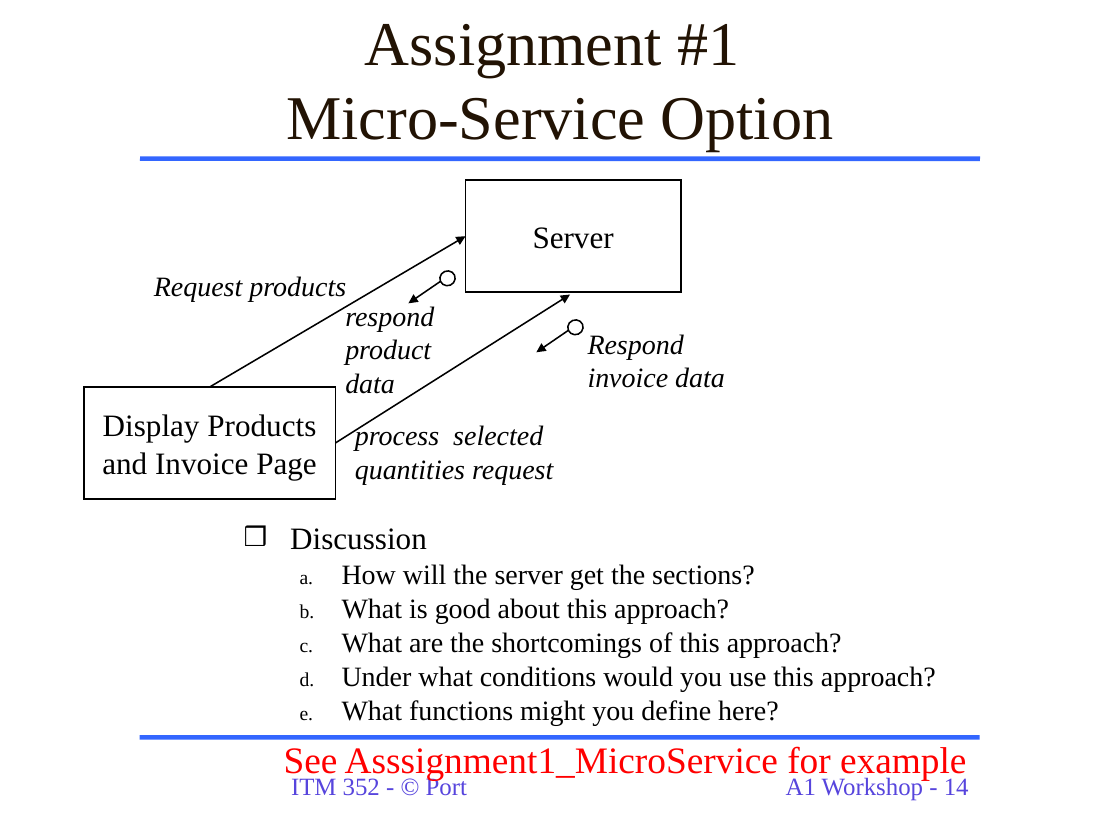
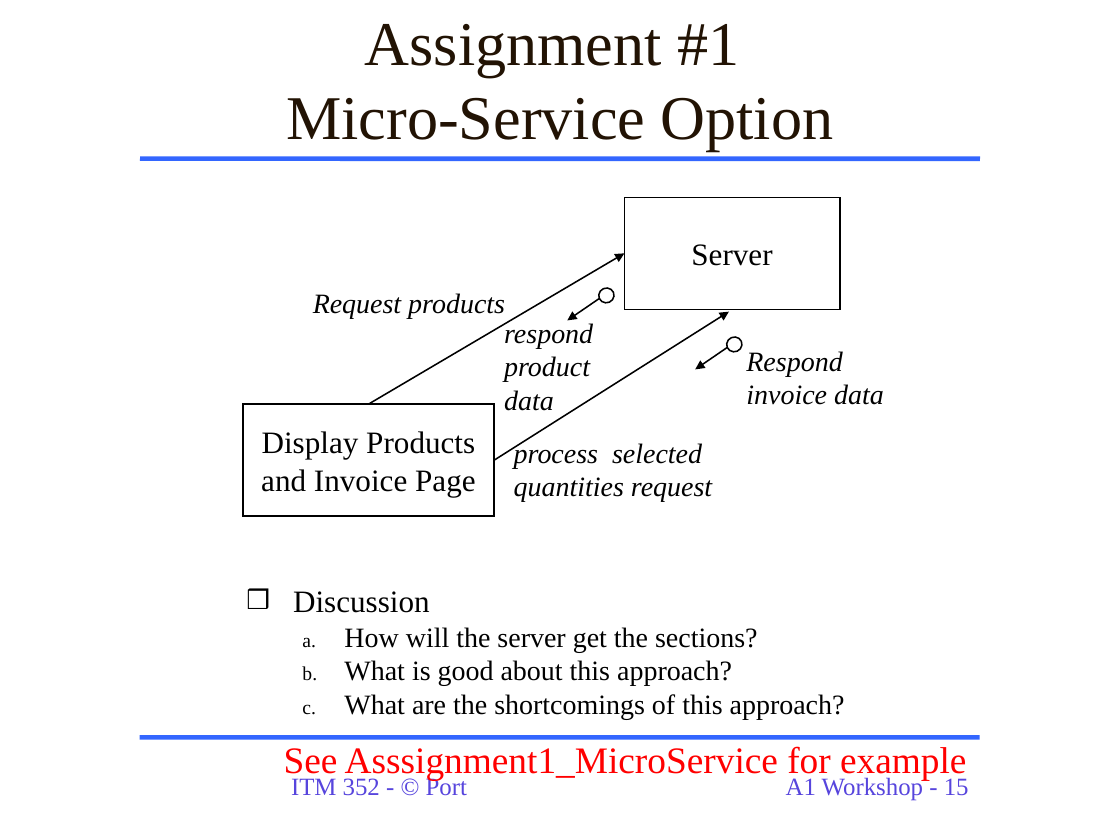
Before and after one commit to dport96/ITM352, a slide deck: slide 15 of morea/130.Assignment1/A1_Workshop_ITM352.ppt (slide 14 before the commit). Drawn at 1120x840 pixels with LibreOffice and Linux fonts; fonts in the diff are those of the drawing. Boxes give left, top, right and bottom in pixels: in the first picture for what was removed or moved away, otherwise in the second. Text is boxed around its words. In the diff, an @@ line names an element or a change of style, - is before the commit and + after.

```diff
--- a/morea/130.Assignment1/A1_Workshop_ITM352.ppt
+++ b/morea/130.Assignment1/A1_Workshop_ITM352.ppt
@@ arrow moved from (335, 444) - (570, 295) to (624, 253) - (368, 404) @@
@@ arrow (624, 253) - (368, 404): arrowheads changed @@
@@ arrow moved from (569, 330) - (536, 353) to (599, 298) - (568, 320) @@
@@ ellipse: place and size @@
-ellipse at [565, 317, 585, 337]
+ellipse at [596, 286, 617, 305]
@@ 4 texts, 1 rectangle: place and size @@
-4 texts, 1 rectangle at [154, 180, 725, 485]
+4 texts, 1 rectangle at [313, 197, 884, 502]
@@ arrow moved from (466, 236) - (209, 388) to (494, 460) - (729, 311) @@
@@ arrow (494, 460) - (729, 311): arrowheads changed @@
@@ arrow moved from (440, 281) - (409, 304) to (727, 347) - (696, 370) @@
@@ ellipse: place and size @@
-ellipse at [437, 269, 458, 289]
+ellipse at [724, 335, 744, 355]
@@ rectangle "Display Products": place and size @@
-rectangle "Display Products" at [84, 386, 335, 498]
+rectangle "Display Products" at [243, 404, 494, 516]
@@ text "Discussion": place and size @@
-text "Discussion" at [290, 528, 936, 725]
+text "Discussion" at [293, 591, 845, 720]
@@ text at [342, 666, 936, 725]: paragraphs removed @@
-  d. Under what conditions would you use this approach?
-  e. What functions might you define here?
@@ page number at [786, 777, 969, 801]: text changed @@
-A1 Workshop - 14
+A1 Workshop - 15
```
Also in this commit, not shown: 7 other slides changed, 5 slides added, 2 slides removed, 2 other files.
